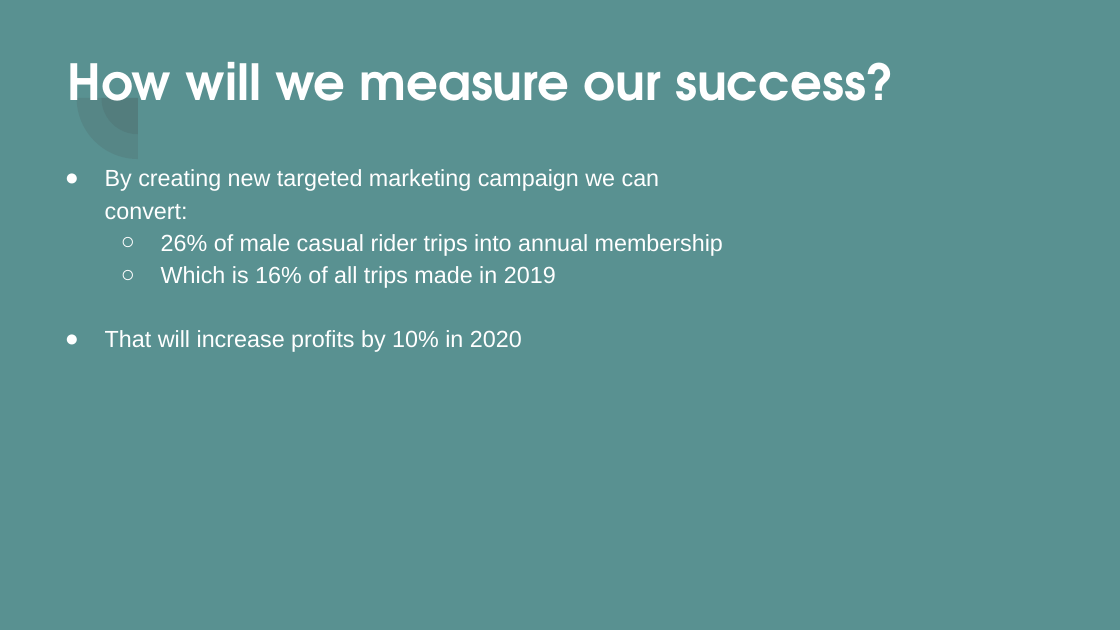
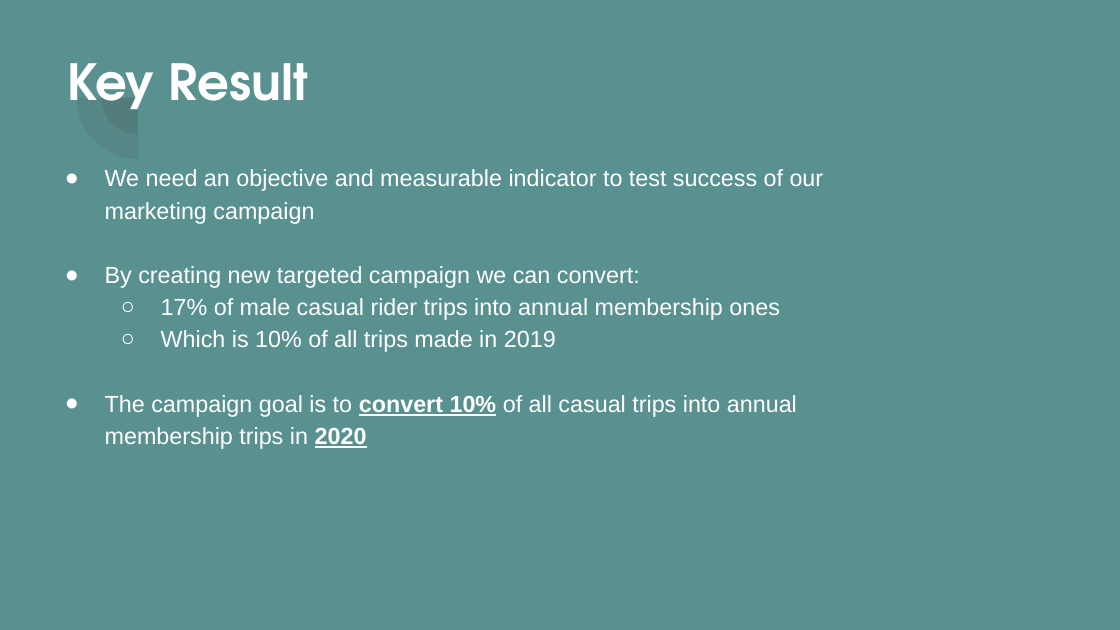
Before and after one commit to DSosinski/CyclisticAnalysis, a slide deck: slide 10 of Docs/Cyclistic Marketing Strategy 2020 - 2021.pptx (slide 9 before the commit). Drawn at 1120x630 pixels with LibreOffice and Linux fonts; fonts in the diff are those of the drawing. Boxes give left, top, right and bottom in pixels: in the first picture for what was removed or moved away, otherwise in the second. Text is boxed around its words. In the diff, an @@ line names an element or a change of style, - is before the commit and + after.

```diff
--- a/Docs/Cyclistic Marketing Strategy 2020 - 2021.pptx
+++ b/Docs/Cyclistic Marketing Strategy 2020 - 2021.pptx
@@ title at (67,63,308,109): text changed @@
-How will we measure our success?
+Key Result
@@ text at (105,169,824,449): text changed @@
-● By creating new targeted marketing campaign we can convert:
-  ○ 26% of male casual rider trips into annual membership
-  ○ Which is 16% of all trips made in 2019
-● That will increase profits by 10% in 2020
+● We need an objective and measurable indicator to test success of our marketing campaign
+● By creating new targeted campaign we can convert:
+  ○ 17% of male casual rider trips into annual membership ones
+  ○ Which is 10% of all trips made in 2019
+● The campaign goal is to convert 10% of all casual trips into annual membership trips in 2020
```
Also in this commit, not shown: 9 other slides changed, 1 slide added, 2 other files.
